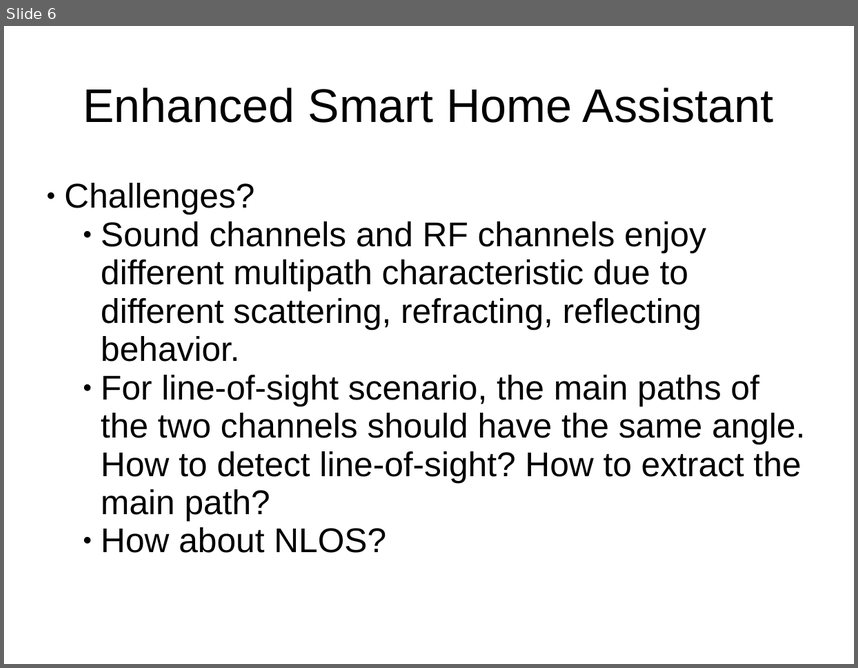
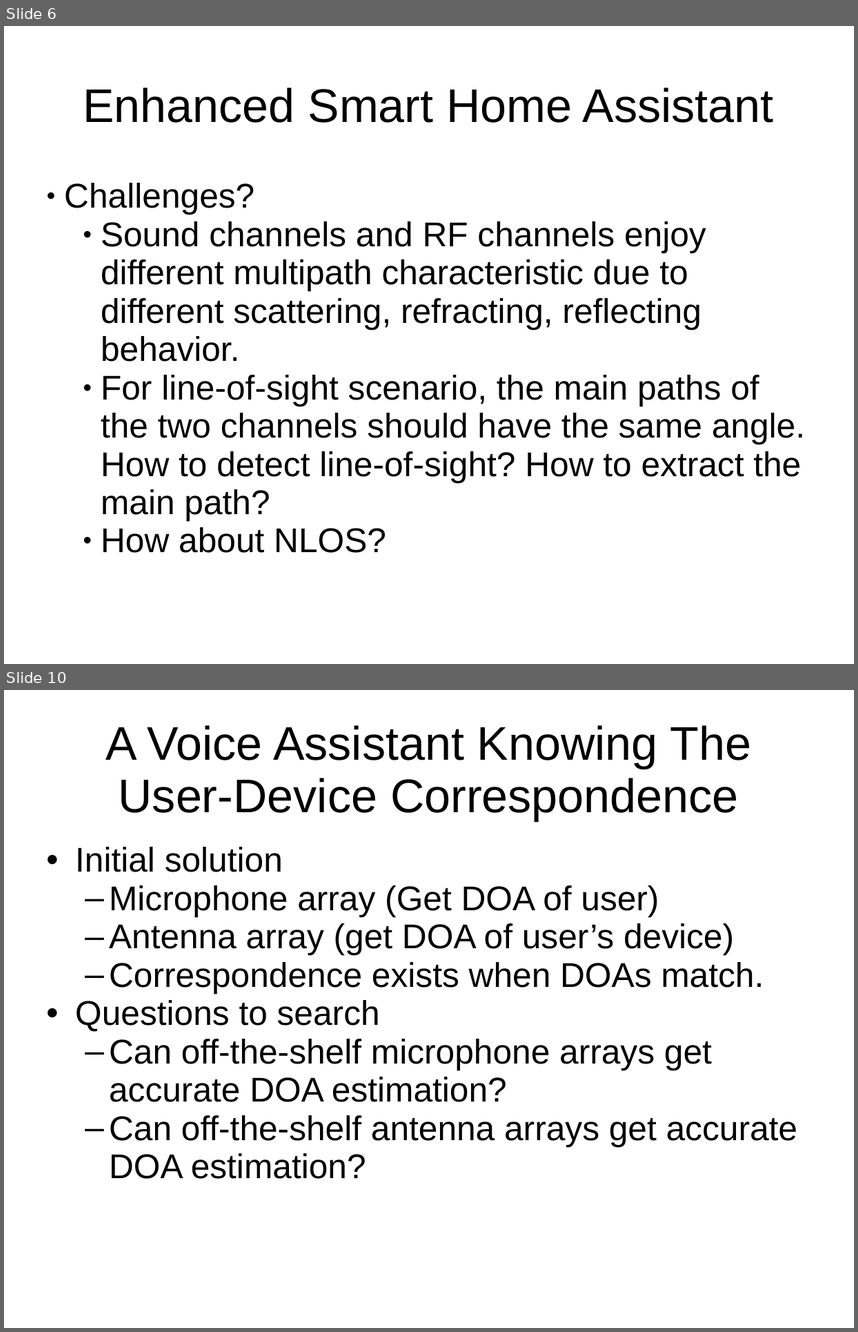
Before and after one commit to HSID/Ubuntu-Desktop, a slide deck: Enhanced-Smart-Home-Assistant.ppt. Shown one above the other, each under a label of ours: slide 6 before the commit, slides 6 and 10 after it; the slides between them are not shown. The pictures are 858x668 and 858x1332 pixels, drawn with LibreOffice and Linux fonts; fonts in the diff are those of the drawing. Boxes give left, top, right and bottom in pixels: in the first picture for what was removed or moved away, otherwise in the second. Text is boxed around its words. In the diff, an @@ line names an element or a change of style, - is before the commit and + after.

```diff
--- a/Enhanced-Smart-Home-Assistant.ppt
+++ b/Enhanced-Smart-Home-Assistant.ppt
@@ slide 10 added at [4, 690, 854, 1328], background #FFFFFF @@
@@ title added at [105, 725, 751, 821], 44 pt, text #000000 @@
+A Voice Assistant Knowing The User-Device Correspondence
@@ subtitle added at [75, 847, 797, 1179], 32 pt, text #000000 @@
+• Initial solution
+  – Microphone array (Get DOA of user)
+  – Antenna array (get DOA of user’s device)
+  – Correspondence exists when DOAs match.
+• Questions to search
+  – Can off-the-shelf microphone arrays get accurate DOA estimation?
+  – Can off-the-shelf antenna arrays get accurate DOA estimation?
```
Also in this commit, not shown: 5 other slides added, 4 other files.
